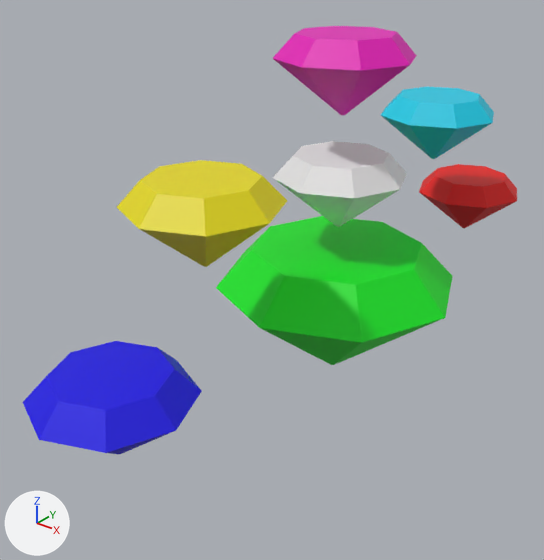
What one commit did to the FBX model Assets/Meshes and Models/Chaos Emerald.fbx.
Rendered twice from a 50 mm camera at (3.13, -4.76, 3.44) aimed at (-0.39, -0.37, 0.72). The axes (+X, +Y, +Z) are drawn at lower left. The lights are the same throughout.

Objects in the first picture: 'Blue', 'Green', 'Light Blue', 'Purple', 'Red', 'White', 'Yellow'.
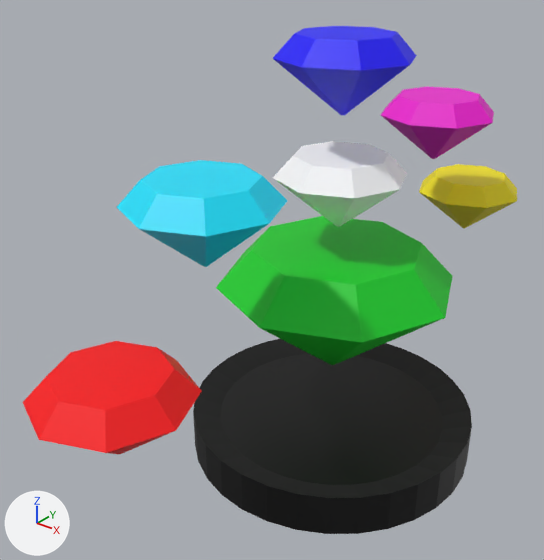
The newer file is also turned or shifted as a whole; pictures and numbers use the older file's frame.

Pixel boxes [x1, y1, x2, y2] of what changed, in the pictures (544 x 560 px):
'Circle', added (black): after [193, 339, 472, 534]
part 1 of me_cylinder_004, deleted (pink): before [273, 26, 417, 115]
part 2 of me_cylinder_004, added (pink): after [381, 87, 494, 159]
part 3 of me_cylinder_006, deleted (red): before [419, 164, 517, 228]
part 4 of me_cylinder_006, added (red): after [23, 341, 202, 454]
part 5 of me_cylinder_005, deleted (cyan): before [381, 87, 494, 159]
part 6 of me_cylinder_005, added (cyan): after [117, 160, 287, 267]
part 7 of me_cylinder_003, deleted (yellow): before [117, 160, 287, 267]
part 8 of me_cylinder_003, added (yellow): after [419, 164, 517, 228]
part 9 of me_cylinder, recoloured: [216, 216, 452, 365] in both
part 10 of me_cylinder_002, deleted (blue): before [23, 341, 202, 454]
part 11 of me_cylinder_002, added (blue): after [273, 26, 417, 115]

Edits to the bpy script that builds the scene:
```text
Change me_cylinder_006:
    remove me_cylinder_006.from_pydata(...)  # 24 vertices, 17 faces; spans x -0.534..0.534, y 1.93..2.999, z 0.393..0.988
    remove me_cylinder_006.materials.append(mat_material_048)  # red #e70600
    add me_cylinder_006.from_pydata(...)  # 24 vertices, 18 faces; spans x -0.534..0.534, y -2.925..-1.857, z 0.393..0.988
    me_cylinder_006 part 3: 24 vertices removed from x -0.534..0.534, y 1.93..2.999, z 0.393..0.988
    me_cylinder_006 part 4: 24 vertices added at x -0.534..0.534, y -2.925..-1.857, z 0.393..0.988
    add me_cylinder_006.materials.append(mat_material)  # picture img_chaos_emerlards___colors_png
Change me_cylinder_005:
    remove me_cylinder_005.from_pydata(...)  # 24 vertices, 17 faces; spans x -0.534..0.534, y 1.042..2.111, z 1.371..1.966
    remove me_cylinder_005.materials.append(mat_material_040)  # cyan #00cce7
    add me_cylinder_005.from_pydata(...)  # 24 vertices, 18 faces; spans x -0.534..0.534, y -2.082..-1.013, z 1.386..1.981
    me_cylinder_005 part 5: 24 vertices removed from x -0.534..0.534, y 1.042..2.111, z 1.371..1.966
    me_cylinder_005 part 6: 24 vertices added at x -0.534..0.534, y -2.082..-1.013, z 1.386..1.981
    add me_cylinder_005.materials.append(mat_material)  # picture img_chaos_emerlards___colors_png
Change me_cylinder_004:
    remove me_cylinder_004.from_pydata(...)  # 24 vertices, 17 faces; spans x -0.534..0.534, y -0.534..0.534, z 2.08..2.675
    remove me_cylinder_004.materials.append(mat_material_032)  # pink #e700b9
    add me_cylinder_004.from_pydata(...)  # 24 vertices, 18 faces; spans x -0.534..0.534, y 1.042..2.111, z 1.371..1.966
    me_cylinder_004 part 1: 24 vertices removed from x -0.534..0.534, y -0.534..0.534, z 2.08..2.675
    me_cylinder_004 part 2: 24 vertices added at x -0.534..0.534, y 1.042..2.111, z 1.371..1.966
    add me_cylinder_004.materials.append(mat_material)  # picture img_chaos_emerlards___colors_png
Change me_cylinder:
    remove me_cylinder.from_pydata(...)  # 24 vertices, 17 faces; spans x -1.0..1.0, y -1.0..1.0, z -0.12..1.0
    add me_cylinder.from_pydata(...)  # 24 vertices, 18 faces; spans x -1.0..1.0, y -1.0..1.0, z -0.12..1.0
    me_cylinder part 9: 17 faces spanning x -1.0..1.0, y -1.0..1.0, z -0.12..1.0 switch from mat_material_001 (green #00e71d) to mat_material (picture img_chaos_emerlards___colors_png)
Change me_cylinder_003:
    remove me_cylinder_003.from_pydata(...)  # 24 vertices, 17 faces; spans x -0.534..0.534, y -2.082..-1.013, z 1.386..1.981
    remove me_cylinder_003.materials.append(mat_material_023)  # yellow #e7db00
    add me_cylinder_003.from_pydata(...)  # 24 vertices, 18 faces; spans x -0.534..0.534, y 1.93..2.999, z 0.393..0.988
    me_cylinder_003 part 7: 24 vertices removed from x -0.534..0.534, y -2.082..-1.013, z 1.386..1.981
    me_cylinder_003 part 8: 24 vertices added at x -0.534..0.534, y 1.93..2.999, z 0.393..0.988
    add me_cylinder_003.materials.append(mat_material)  # picture img_chaos_emerlards___colors_png
Change me_cylinder_002:
    remove me_cylinder_002.from_pydata(...)  # 24 vertices, 17 faces; spans x -0.534..0.534, y -2.925..-1.857, z 0.393..0.988
    remove me_cylinder_002.materials.append(mat_material_017)  # blue #1200e7
    add me_cylinder_002.from_pydata(...)  # 24 vertices, 18 faces; spans x -0.534..0.534, y -0.534..0.534, z 2.08..2.675
    me_cylinder_002 part 10: 24 vertices removed from x -0.534..0.534, y -2.925..-1.857, z 0.393..0.988
    me_cylinder_002 part 11: 24 vertices added at x -0.534..0.534, y -0.534..0.534, z 2.08..2.675
    add me_cylinder_002.materials.append(mat_material)  # picture img_chaos_emerlards___colors_png
Add ob_circle:
    ob_circle = bpy.data.objects.new('Circle', me_circle)  # 96 vertices, 66 faces; spans x -1.24..1.24, y -1.24..1.24, z -0.36..0.0; in mat_material (picture img_chaos_emerlards___colors_png)
    ob_circle.location = (0.0, 0.0, -0.539)
```
